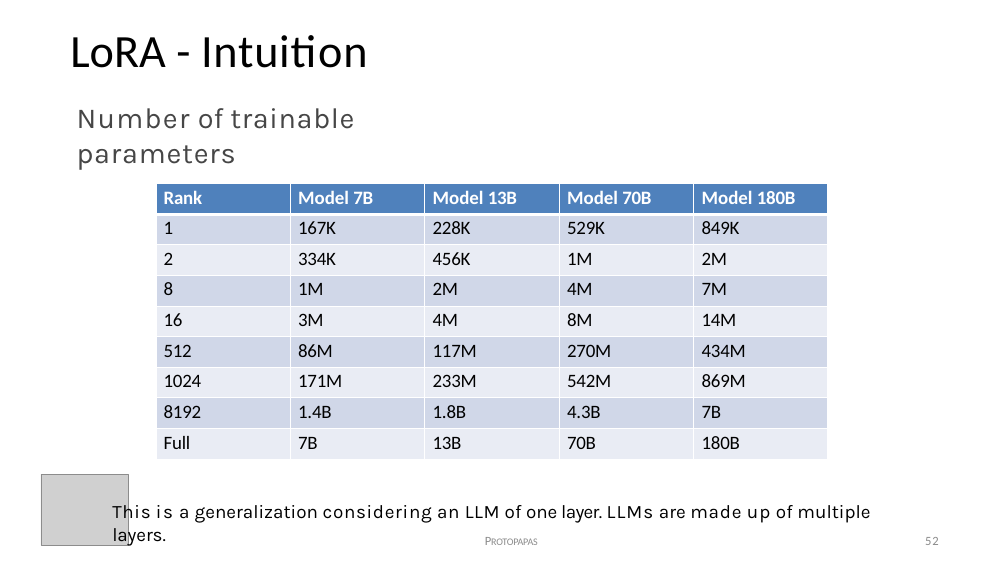
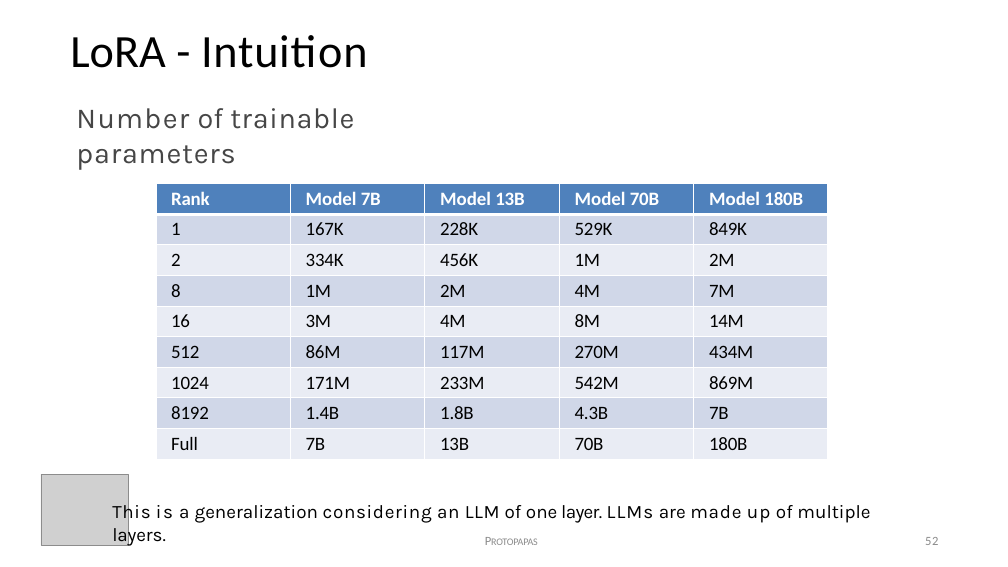
Before and after one commit to anuvindmp/S06, a slide deck: slide 33 of NLP/NOTES/new/LORA.pptx. Drawn at 1008x567 pixels with LibreOffice and Linux fonts; fonts in the diff are those of the drawing; grey boxes stand for pictures; background and template pictures are left out. Boxes give left, top, right and bottom in pixels: in the first picture for what was removed or moved away, otherwise in the second. Text is boxed around its words. In the diff, an @@ line names an element or a change of style, - is before the commit and + after.

```diff
--- a/NLP/NOTES/new/LORA.pptx
+++ b/NLP/NOTES/new/LORA.pptx
@@ table at (156,184,829,460) @@
@@ letter spacing -0.2 to -0.3 pt in "7B", "13B", "70B", "1M" and 16 more places @@
@@ borders changed @@
@@ text "This is a generalization considering ..." at (112,501,870,546): letter spacing 0.9 to 1 pt in "LLMs"; letter spacing 0.8 to 0.7 pt in "made" @@
```
Also in this commit, not shown: 55 other slides changed, 3 other files.
